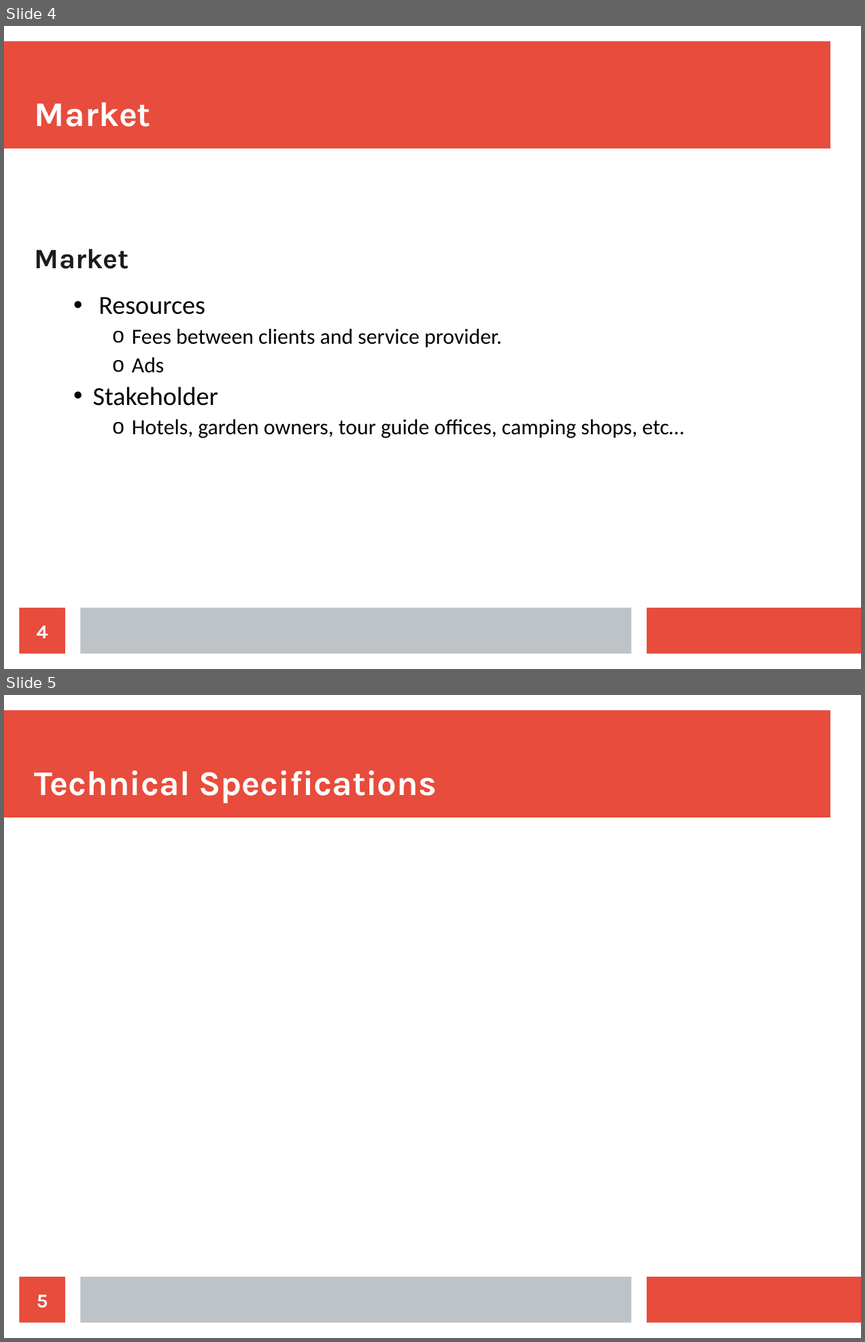
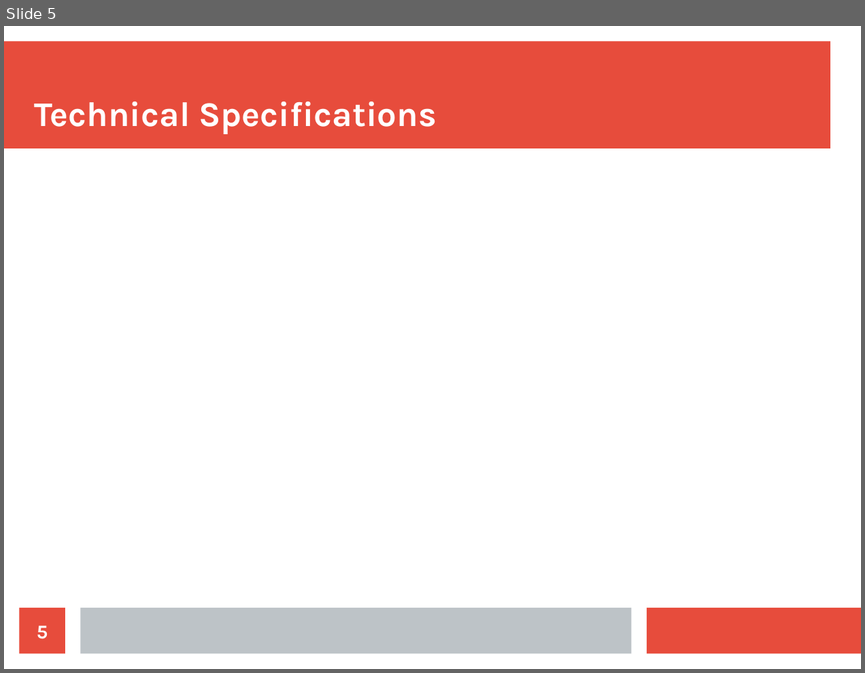
Before and after one commit to Aliii98/osoc19, a slide deck: OSOC-proposal-bigdata.odp. Shown one above the other, each under a label of ours: slides 4 and 5 before the commit, slide 5 after it. The pictures are 865x1342 and 865x673 pixels, drawn with LibreOffice and Linux fonts; fonts in the diff are those of the drawing. Boxes give left, top, right and bottom in pixels: in the first picture for what was removed or moved away, otherwise in the second. Text is boxed around its words. In the diff, an @@ line names an element or a change of style, - is before the commit and + after.

Commit message:
fixed overall layout.. finished market and challenges slides

```diff
--- a/OSOC-proposal-bigdata.odp
+++ b/OSOC-proposal-bigdata.odp
@@ slide 4 removed at (4, 26, 861, 669), background #FFFFFF; not listed: 3 template elements that a slide beside it also shows @@
@@ title removed at (35, 102, 151, 127) @@
-Market
@@ text removed at (35, 248, 683, 438) @@
-Market
-  • Resources
-    o Fees between clients and service provider.
-    o Ads
-  • Stakeholder
-    o Hotels, garden owners, tour guide offices, camping shops, etc…
@@ page number removed at (20, 607, 65, 654) @@
-4
```
Also in this commit, not shown: 5 slides changed, 1 slide added.
